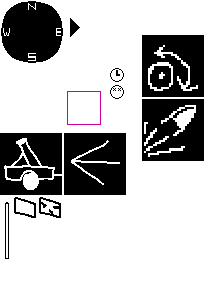
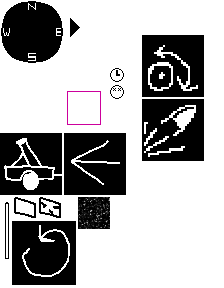
Before/after of a 224px x 288px layered artwork. What changed in the layer stack:
added layer "Paint Layer 3" (3rd of 6) above "Paint Layer 3" over [12, 197, 110, 285]
showed "Paint Layer 3" (4th of 6), painted on it over [47, 197, 110, 285]
